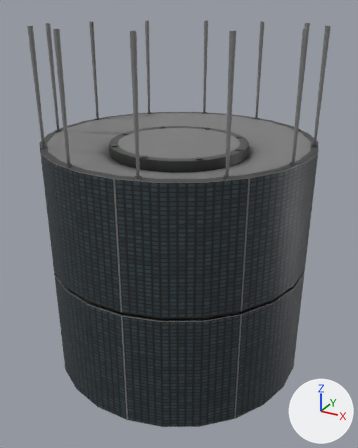
The FBX model HS-306/HS-306.fbx: old version first, new version second.
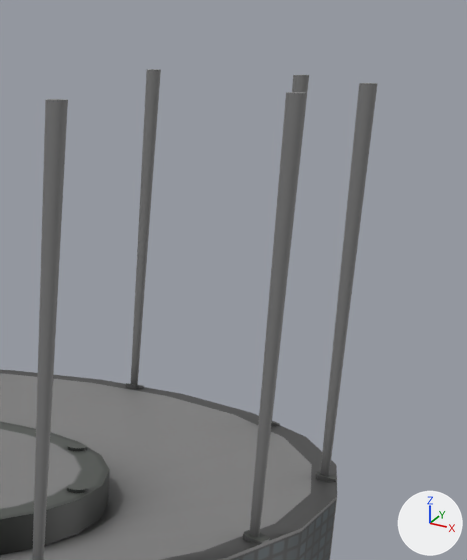
The first picture shows the older version from a 50 mm lens placed at (0.806, -1.465, 0.836), pointed at (0.006, -0.012, 0.11). The close-ups show both versions on the part from 60% to 100% of the width and 0% to 38% of the height of that picture; other places that the commit changed are outside them. Arrows for +X, +Y and +Z are at lower right; the lights stay in place. Where no turn or scale is listed for an object, it has been applied to the vertices.

Objects in the first close-up: 'Body', 'TopAntenna.006', 'TopAntenna.008', 'TopAntenna.010', 'TopAntenna.011'.
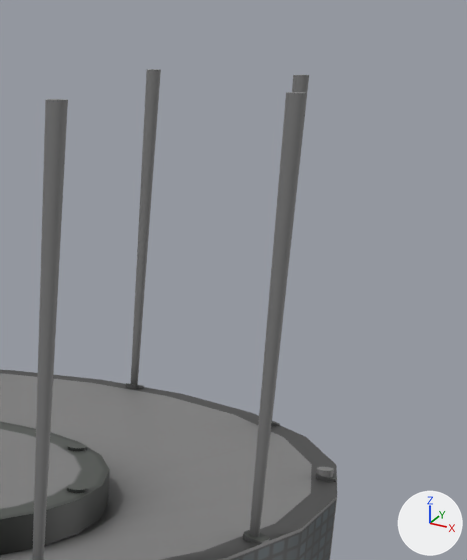
What differs and where, as boxes (x1, y1, x2, y2) in the close-ups (467 x 560 px):
'TopAntenna.010', moved
    before: (320, 83, 378, 476)
    after: (317, 467, 334, 477)

Diff of the bpy script that builds the scene:
```diff
--- a/HS-306/HS-306.fbx.py
+++ b/HS-306/HS-306.fbx.py
@@ ob_topantenna_010 @@
 ob_topantenna_010 = bpy.data.objects.new('TopAntenna.010', me_cylinder_012)
-ob_topantenna_010.location = (0.433, 0.116, 0.418)
+ob_topantenna_010.location = (0.433, 0.116, 0.068)
```
